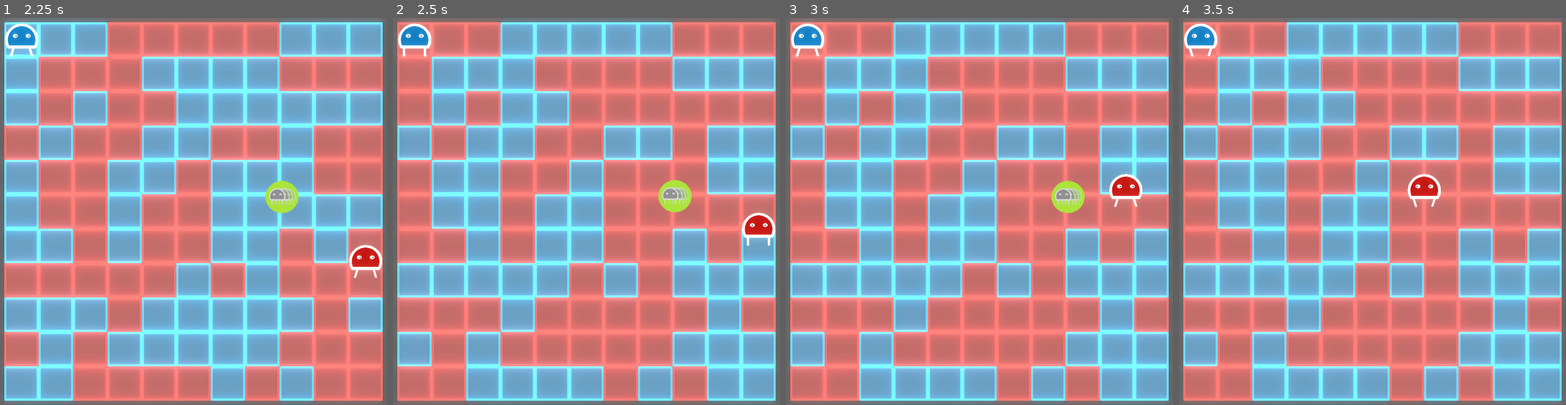
Above: before the commit, frames 1-4 (left to right).
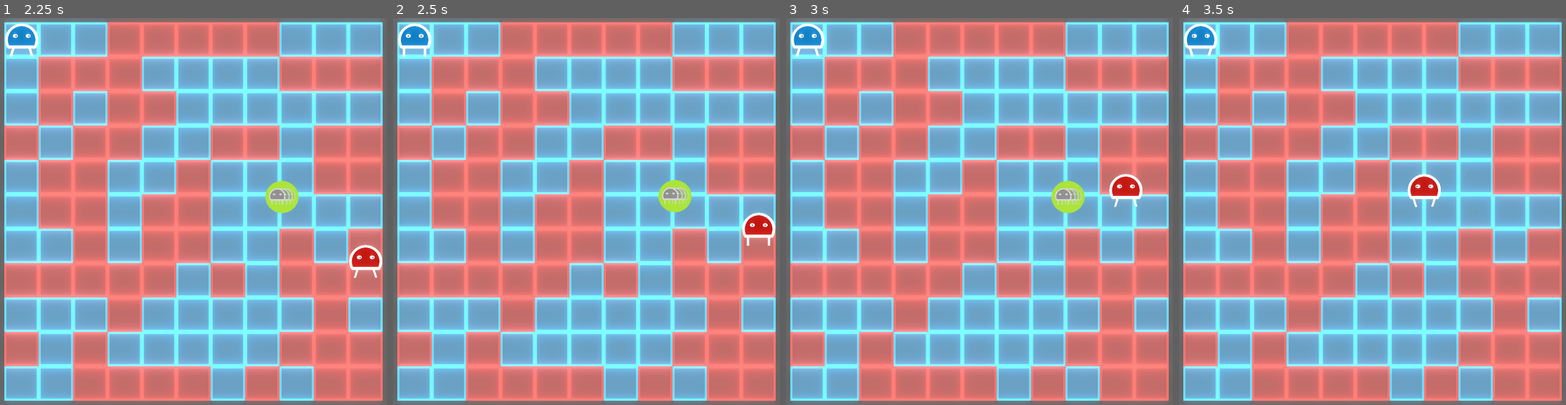
Above: after the commit, the same moments.

Repository: frcroth/hpi_gamejam2020_2colors
Game: Godot game, scene res://Scenes/UI/MainMenu.tscn
Same seed, same stepped clock (60 frames per second), same inputs: the game is played once before the commit and once after it.
Inputs:
- Up to frame 1 (2.25 s): click "Start Game" at 0.5 s; hold Up (ui_up) from 1.28 s (still down)
- Up to frame 2 (2.5 s): keep holding Up (ui_up)
- Up to frame 3 (3 s): release Up (ui_up) at 2.78 s; hold Left (ui_left) from 2.78 s (still down)
- Up to frame 4 (3.5 s): keep holding Left (ui_left)

Frame 1 is identical in both runs. In frame 2, 95% of the frame differs, in the area x 1-99%, y 0-100%; in frame 3, 95%; in frame 4, 95%.

Commit message:
Decreased difficulty by cutting beattime in half

Diff:
--- a/Scenes/Entities/Item.gd
+++ b/Scenes/Entities/Item.gd
@@ -14,7 +14,7 @@
 	body.get_parent().speedup(5)
 	body.get_parent().pickup()
 	$Area2D/ItemSprite.visible = false
-	$Area2D/CollisionShape2D.disabled = true
+	$Area2D/CollisionShape2D.call_deferred("set_disabled",true)
 	# wait for particle effects
 	yield (get_tree().create_timer(1),"timeout")
 	queue_free()
--- a/Scripts/BeatGiver.gd
+++ b/Scripts/BeatGiver.gd
@@ -1,7 +1,7 @@
 extends Node2D
 
 var beating = true
-var timefactor = 2
+var timefactor = 4
 
 # Called when the node enters the scene tree for the first time.
 func _ready():
